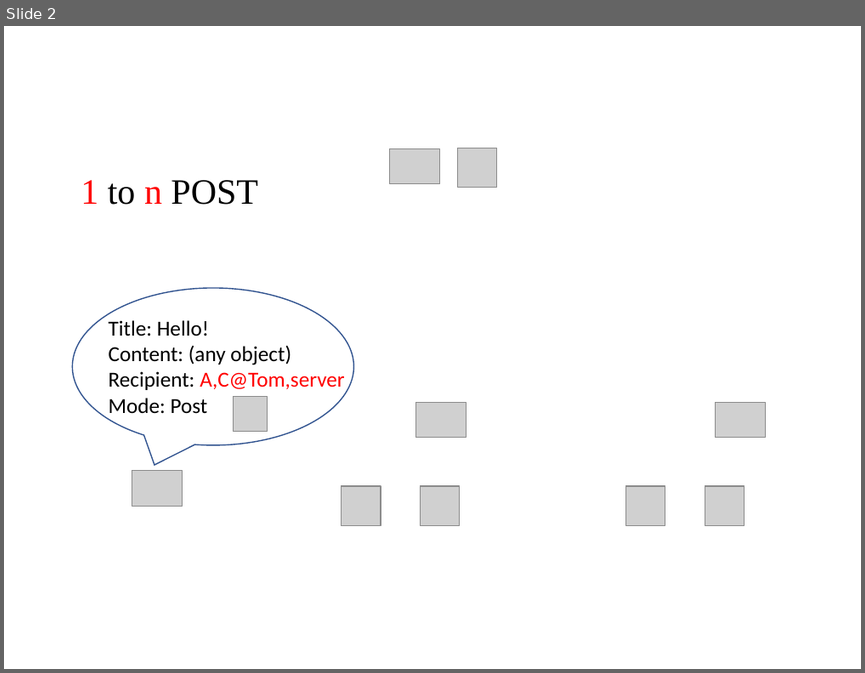
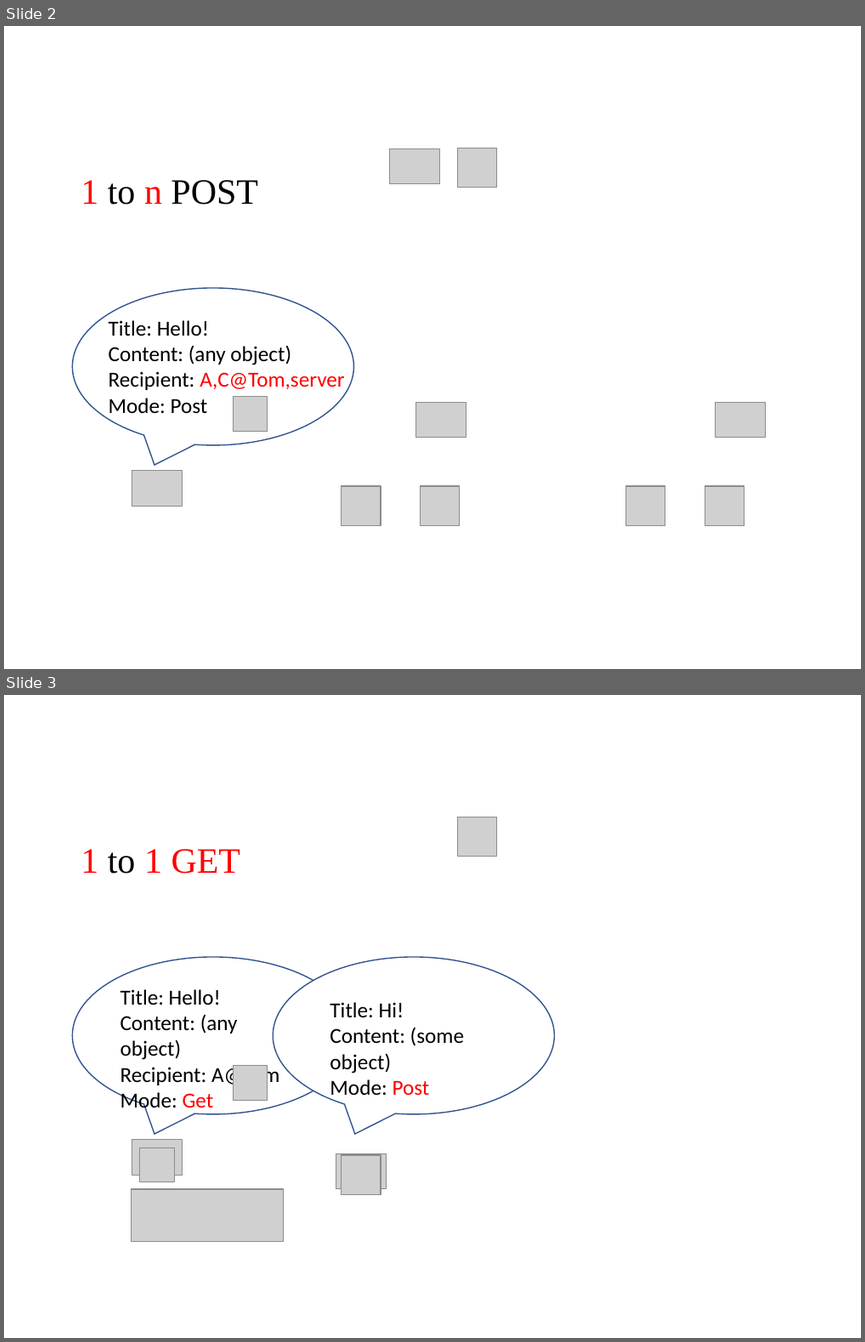
Before and after one commit to chrisking94/EntityOrientedCommunication, a slide deck: .doc/EOCDemo_Ani.pptx. Shown one above the other, each under a label of ours: slide 2 before the commit, slides 2 and 3 after it. The pictures are 865x673 and 865x1342 pixels, drawn with LibreOffice and Linux fonts; fonts in the diff are those of the drawing; grey boxes stand for pictures; background and template pictures are left out. Boxes give left, top, right and bottom in pixels: in the first picture for what was removed or moved away, otherwise in the second. Text is boxed around its words. In the diff, an @@ line names an element or a change of style, - is before the commit and + after.

```diff
--- a/.doc/EOCDemo_Ani.pptx
+++ b/.doc/EOCDemo_Ani.pptx
@@ slide 3 added at box(4, 695, 861, 1338), background picture (left out) @@
@@ picture added at box(457, 817, 497, 857) @@
@@ text added at box(80, 849, 241, 873), 30 pt, text #FF0000 @@
+1 to 1 GET
@@ speech bubble added at box(73, 957, 353, 1114), fill #FFFFFF, outline #325491 1 pt @@
@@ speech bubble added at box(273, 957, 554, 1114), fill #FFFFFF, outline #325491 1 pt @@
@@ text added at box(120, 989, 280, 1112), 18 pt, text #000000 @@
+Title: Hello!
+Content: (any object)
+Recipient: A@Tom
+Mode: Get
@@ text added at box(330, 1002, 464, 1100), 18 pt, text #000000 @@
+Title: Hi!
+Content: (some object)
+Mode: Post
@@ picture added at box(233, 1065, 267, 1100) @@
@@ picture added at box(132, 1140, 182, 1174) @@
@@ picture added at box(139, 1147, 174, 1182) @@
@@ picture added at box(336, 1154, 386, 1190) @@
@@ picture added at box(341, 1155, 381, 1195) @@
@@ picture added at box(132, 1189, 284, 1241) @@
```
Also in this commit, not shown: 1 other file.
